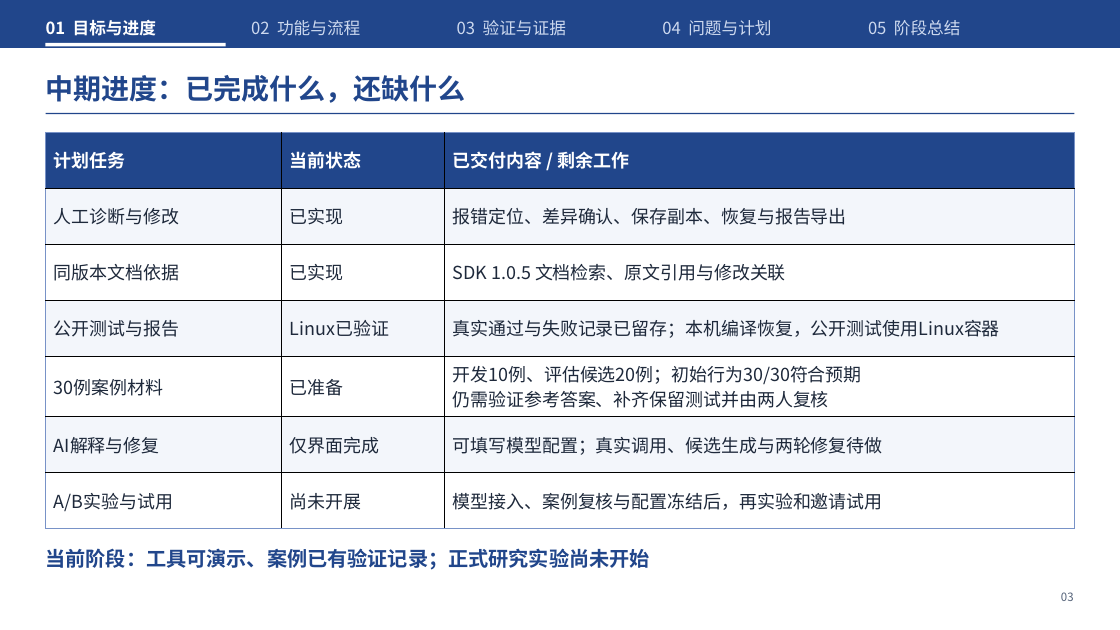
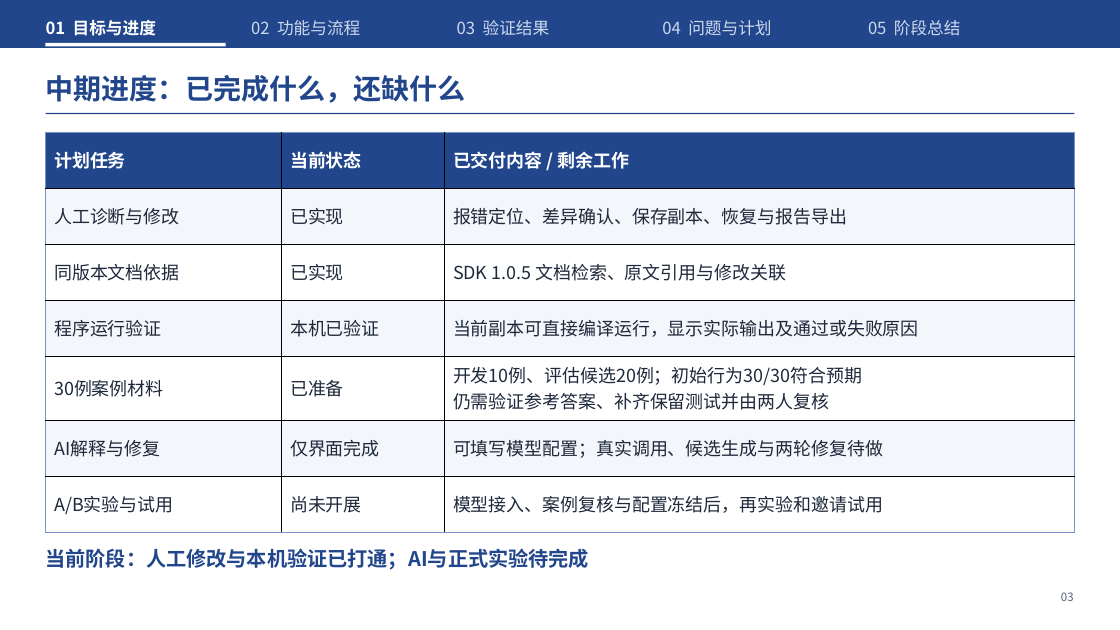
Before and after one commit to Frank72316/cangjie-code-doctor, a slide deck: slide 3 of docs/midterm-defense.pptx. Drawn at 1120x630 pixels with LibreOffice and Linux fonts; fonts in the diff are those of the drawing. Boxes give left, top, right and bottom in pixels: in the first picture for what was removed or moved away, otherwise in the second. Text is boxed around its words. In the diff, an @@ line names an element or a change of style, - is before the commit and + after.

```diff
--- a/docs/midterm-defense.pptx
+++ b/docs/midterm-defense.pptx
@@ text at (457,20,550,36): text changed @@
-03 验证与证据
+03 验证结果
@@ table at (45,132,1075,524) @@
-row 4: 公开测试与报告 | Linux已验证 | 真实通过与失败记录已留存；本机编译恢复，公开测试使用Linux容器
+row 4: 程序运行验证 | 本机已验证 | 当前副本可直接编译运行，显示实际输出及通过或失败原因
@@ text at (46,548,590,570): text changed @@
-当前阶段：工具可演示、案例已有验证记录；正式研究实验尚未开始
+当前阶段：人工修改与本机验证已打通；AI与正式实验待完成
```
Also in this commit, not shown: 10 other slides changed, 21 other files.
